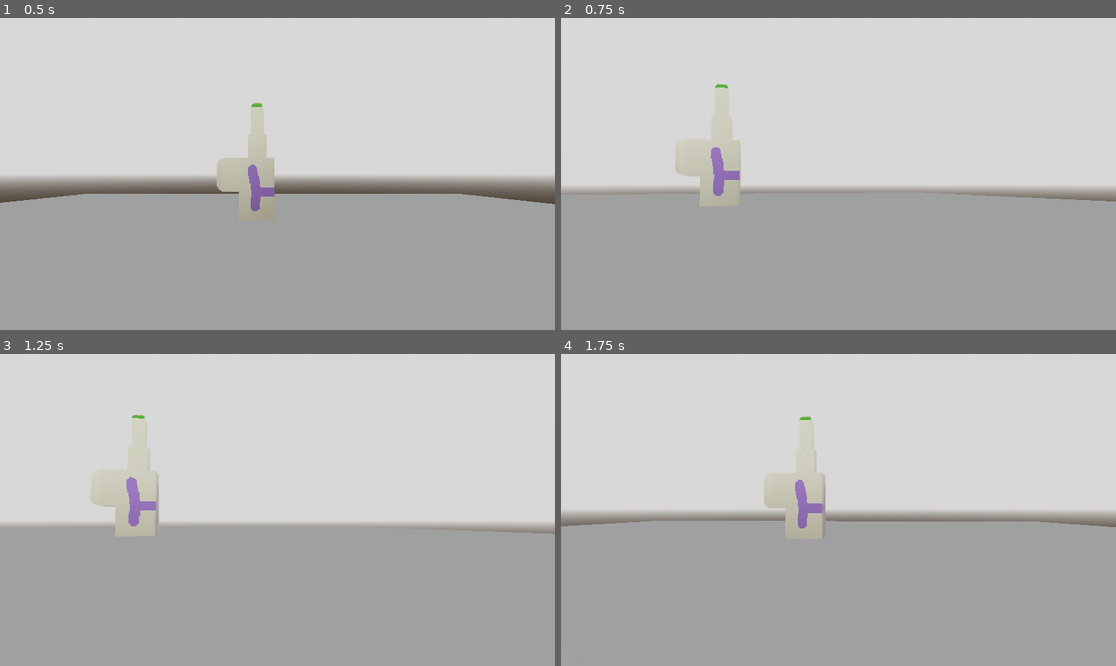
Above: before the commit, frames 1-4 (two rows, left to right).
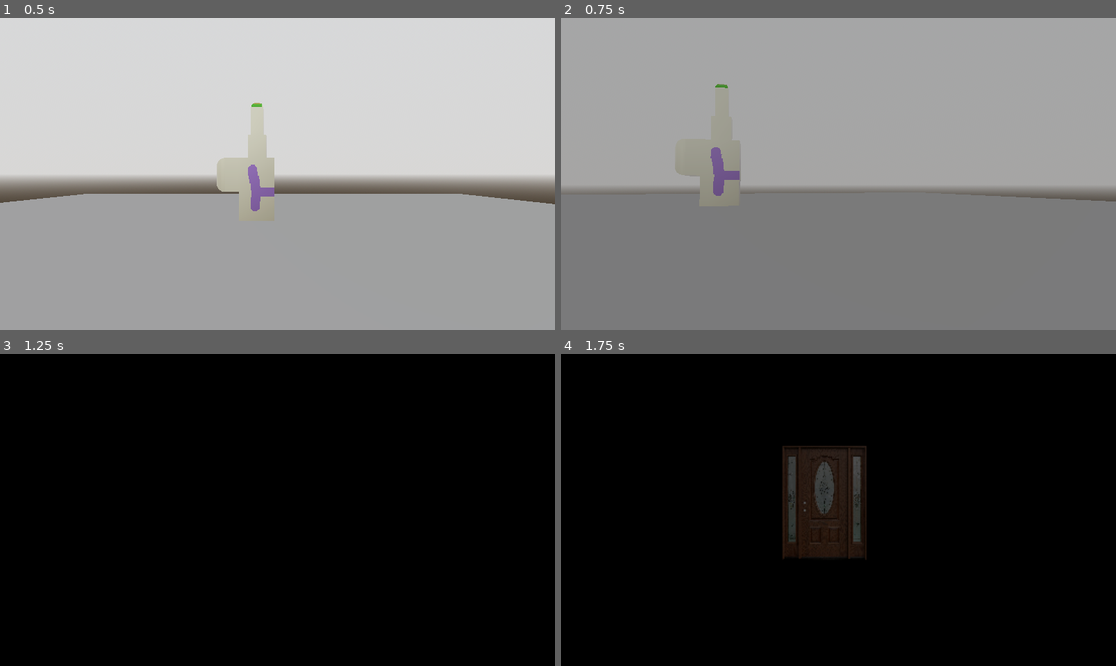
Above: after the commit, the same moments.

Repository: ChaffeyGameDevelopmentClub/Team-Terror-oct-2024
Game: Godot game, scene res://Player/Test World/test_level_player_movement_lol.tscn
The game is run twice, just before and just after one commit, with the same random seed, the same clock (stepped at 60 frames per second) and the same inputs. The project has no main scene, so this scene is started directly.
Inputs (mouse positions are in pixels of both pictures, inside the frame that each line leads up to):
- Up to frame 1 (0.5 s): no input
- Up to frame 2 (0.75 s): tap Enter (ui_accept) at 0.5 s; move the mouse to (960, 158) at 0.52 s; hold D (right) from 0.53 s (still down); tap J (test3, bound only after the commit) at 0.6 s
- Up to frame 3 (1.25 s): keep holding D (right); tap Enter (ui_accept) at 0.77 s
- Up to frame 4 (1.75 s): move the mouse to (810, 510) at 1.27 s; release D (right) at 1.28 s; hold W (up) from 1.28 s (still down); tap Shift (sprint) at 1.35 s; tap Enter (ui_accept) at 1.52 s; tap J (test3, bound only after the commit) at 1.55 s

Frame 1 is identical in both runs. In frame 2, 100% of the frame differs, in the area x 0-100%, y 0-100%; in frame 3, 100%; in frame 4, 100%.

Commit message:
our door, in the middle of the street

Diff:
--- a/Godot Files/team-terror/Player/Scripts for Player/player_movement.gd
+++ b/Godot Files/team-terror/Player/Scripts for Player/player_movement.gd
@@ -60,6 +60,9 @@
 		isTired=false
 
 	move_and_slide()
+func _on_body_entered(body: Node3D) -> void:
+	if body.get_name() == "door_transition":
+		SceneTransition.scene_transition_cloud("res://Player/Test World/test_level_player_movement_lol.tscn")
 
 func _input(event: InputEvent) -> void:
 	if Input.is_action_pressed("test_inp_1"):
@@ -80,4 +83,6 @@
 		await(Walk.finished)
 		isSound=false
 		pass
+	if Input.is_action_just_pressed("test3"):
+		SceneTransition.scene_transition_cloud("res://Player/Test World/test_level_player_movement_lol.tscn")
 	pass
--- a/Godot Files/team-terror/Player/Test World/test_level_player_movement_lol.tscn
+++ b/Godot Files/team-terror/Player/Test World/test_level_player_movement_lol.tscn
@@ -1,9 +1,10 @@
-[gd_scene load_steps=16 format=3 uid="uid://bgiay576fyrov"]
+[gd_scene load_steps=18 format=3 uid="uid://bgiay576fyrov"]
 
 [ext_resource type="PackedScene" uid="uid://do73ciyy4senj" path="res://Player/Scripts for Player/player.tscn" id="1_2usqi"]
 [ext_resource type="Script" path="res://Player/Test World/test_level_player_movement_lol.gd" id="1_tgoim"]
 [ext_resource type="PackedScene" uid="uid://dqtpcs1xjo1fw" path="res://Assets/Werid.glb" id="2_ib0md"]
 [ext_resource type="AudioStream" uid="uid://c6bi1houv2e6x" path="res://Player/Test World/tick tock.mp3" id="4_qxjj1"]
+[ext_resource type="PackedScene" uid="uid://bbfhld8mnxdd6" path="res://Assets/Transition Door/door.glb" id="5_ij0ew"]
 
 [sub_resource type="ProceduralSkyMaterial" id="ProceduralSkyMaterial_phl1p"]
 sky_top_color = Color(0.727955, 0.734064, 0.739278, 1)
@@ -39,6 +40,8 @@
 
 [sub_resource type="ConcavePolygonShape3D" id="ConcavePolygonShape3D_qoakb"]
 data = PackedVector3Array(1, 0, 1, -1, 0, 1, 1, 0, -1, -1, 0, 1, -1, 0, -1, 1, 0, -1)
+
+[sub_resource type="SphereShape3D" id="SphereShape3D_c1fen"]
 
 [node name="Node3D" type="Node3D" node_paths=PackedStringArray("BackgroundTest")]
 script = ExtResource("1_tgoim")
@@ -102,3 +105,12 @@
 
 [node name="CollisionShape3D" type="CollisionShape3D" parent="MeshInstance3D5/StaticBody3D"]
 shape = SubResource("ConcavePolygonShape3D_qoakb")
+
+[node name="door" parent="." instance=ExtResource("5_ij0ew")]
+transform = Transform3D(0.2, 0, 0, 0, 0.2, 0, 0, 0, 0.2, -19.8911, 0, -38.4962)
+
+[node name="Area3D" type="Area3D" parent="door"]
+transform = Transform3D(9, 0, 0, 0, 9, 0, 0, 0, 9, 0, 4.87643, 0)
+
+[node name="CollisionShape3D" type="CollisionShape3D" parent="door/Area3D"]
+shape = SubResource("SphereShape3D_c1fen")
--- /dev/null
+++ b/Godot Files/team-terror/Transitions/area_3d.gd
@@ -0,0 +1,7 @@
+extends Area3D
+
+
+
+func _on_body_entered(body: Node3D) -> void:
+	if body.get_name() == "player":
+		print("HI")
--- /dev/null
+++ b/Godot Files/team-terror/Transitions/canvas_layer.tscn
@@ -0,0 +1,197 @@
+[gd_scene load_steps=9 format=3 uid="uid://485fjtr1kecw"]
+
+[ext_resource type="Script" path="res://Transitions/transitions.gd" id="1_qtx6t"]
+[ext_resource type="Texture2D" uid="uid://bmukqmhbqpma" path="res://Transitions/Asset Transition/door png.png" id="2_j8ohb"]
+[ext_resource type="AudioStream" uid="uid://bi3os52hwrxt4" path="res://Assets/door sfx/door close.mp3" id="3_64w0l"]
+[ext_resource type="AudioStream" uid="uid://btcx87rateg8r" path="res://Assets/door sfx/door open.mp3" id="4_rwwsf"]
+
+[sub_resource type="Animation" id="Animation_ju2r6"]
+resource_name = "RESET"
+tracks/0/type = "value"
+tracks/0/imported = false
+tracks/0/enabled = true
+tracks/0/path = NodePath("Sprite2D:visible")
+tracks/0/interp = 1
+tracks/0/loop_wrap = true
+tracks/0/keys = {
+"times": PackedFloat32Array(0),
+"transitions": PackedFloat32Array(1),
+"update": 1,
+"values": [false]
+}
+tracks/1/type = "value"
+tracks/1/imported = false
+tracks/1/enabled = true
+tracks/1/path = NodePath("ColorRect:visible")
+tracks/1/interp = 1
+tracks/1/loop_wrap = true
+tracks/1/keys = {
+"times": PackedFloat32Array(0),
+"transitions": PackedFloat32Array(1),
+"update": 1,
+"values": [false]
+}
+tracks/2/type = "value"
+tracks/2/imported = false
+tracks/2/enabled = true
+tracks/2/path = NodePath("ColorRect:color")
+tracks/2/interp = 1
+tracks/2/loop_wrap = true
+tracks/2/keys = {
+"times": PackedFloat32Array(0),
+"transitions": PackedFloat32Array(1),
+"update": 0,
+"values": [Color(0, 0, 0, 1)]
+}
+tracks/3/type = "value"
+tracks/3/imported = false
+tracks/3/enabled = true
+tracks/3/path = NodePath("Sprite2D:scale")
+tracks/3/interp = 1
+tracks/3/loop_wrap = true
+tracks/3/keys = {
+"times": PackedFloat32Array(0),
+"transitions": PackedFloat32Array(1),
+"update": 0,
+"values": [Vector2(1.88835, 2.00947)]
+}
+tracks/4/type = "value"
+tracks/4/imported = false
+tracks/4/enabled = true
+tracks/4/path = NodePath("Sprite2D:modulate")
+tracks/4/interp = 1
+tracks/4/loop_wrap = true
+tracks/4/keys = {
+"times": PackedFloat32Array(0),
+"transitions": PackedFloat32Array(1),
+"update": 0,
+"values": [Color(1, 1, 1, 0)]
+}
+
+[sub_resource type="Animation" id="Animation_xkrdt"]
+resource_name = "doorapproaching"
+tracks/0/type = "value"
+tracks/0/imported = false
+tracks/0/enabled = true
+tracks/0/path = NodePath("ColorRect:visible")
+tracks/0/interp = 1
+tracks/0/loop_wrap = true
+tracks/0/keys = {
+"times": PackedFloat32Array(0),
+"transitions": PackedFloat32Array(1),
+"update": 1,
+"values": [true]
+}
+tracks/1/type = "value"
+tracks/1/imported = false
+tracks/1/enabled = true
+tracks/1/path = NodePath("ColorRect:color")
+tracks/1/interp = 1
+tracks/1/loop_wrap = true
+tracks/1/keys = {
+"times": PackedFloat32Array(0),
+"transitions": PackedFloat32Array(1),
+"update": 0,
+"values": [Color(0, 0, 0, 1)]
+}
+tracks/2/type = "value"
+tracks/2/imported = false
+tracks/2/enabled = true
+tracks/2/path = NodePath("Sprite2D:visible")
+tracks/2/interp = 1
+tracks/2/loop_wrap = true
+tracks/2/keys = {
+"times": PackedFloat32Array(0),
+"transitions": PackedFloat32Array(1),
+"update": 1,
+"values": [true]
+}
+tracks/3/type = "value"
+tracks/3/imported = false
+tracks/3/enabled = true
+tracks/3/path = NodePath("Sprite2D:scale")
+tracks/3/interp = 1
+tracks/3/loop_wrap = true
+tracks/3/keys = {
+"times": PackedFloat32Array(0, 1),
+"transitions": PackedFloat32Array(1, 1),
+"update": 0,
+"values": [Vector2(1.88835, 2.00947), Vector2(4, 4.256)]
+}
+tracks/4/type = "value"
+tracks/4/imported = false
+tracks/4/enabled = true
+tracks/4/path = NodePath("Sprite2D:modulate")
+tracks/4/interp = 1
+tracks/4/loop_wrap = true
+tracks/4/keys = {
+"times": PackedFloat32Array(0, 0.333333, 0.8, 1),
+"transitions": PackedFloat32Array(1, 1, 1, 1),
+"update": 0,
+"values": [Color(1, 1, 1, 0), Color(1, 1, 1, 1), Color(1, 1, 1, 1), Color(1, 1, 1, 0)]
+}
+
+[sub_resource type="Animation" id="Animation_fe1pb"]
+resource_name = "fadetoblack"
+tracks/0/type = "value"
+tracks/0/imported = false
+tracks/0/enabled = true
+tracks/0/path = NodePath("ColorRect:visible")
+tracks/0/interp = 1
+tracks/0/loop_wrap = true
+tracks/0/keys = {
+"times": PackedFloat32Array(0),
+"transitions": PackedFloat32Array(1),
+"update": 1,
+"values": [true]
+}
+tracks/1/type = "value"
+tracks/1/imported = false
+tracks/1/enabled = true
+tracks/1/path = NodePath("ColorRect:color")
+tracks/1/interp = 1
+tracks/1/loop_wrap = true
+tracks/1/keys = {
+"times": PackedFloat32Array(0, 0.5),
+"transitions": PackedFloat32Array(1, 1),
+"update": 0,
+"values": [Color(0, 0, 0, 0), Color(0, 0, 0, 1)]
+}
+
+[sub_resource type="AnimationLibrary" id="AnimationLibrary_drr4u"]
+_data = {
+"RESET": SubResource("Animation_ju2r6"),
+"doorapproaching": SubResource("Animation_xkrdt"),
+"fadetoblack": SubResource("Animation_fe1pb")
+}
+
+[node name="CanvasLayer" type="CanvasLayer" node_paths=PackedStringArray("Open", "Close")]
+script = ExtResource("1_qtx6t")
+Open = NodePath("DoorOpen")
+Close = NodePath("DoorClose")
+
+[node name="ColorRect" type="ColorRect" parent="."]
+visible = false
+offset_left = -17.0
+offset_top = -13.0
+offset_right = 1193.0
+offset_bottom = 661.0
+color = Color(0, 0, 0, 1)
+
+[node name="Sprite2D" type="Sprite2D" parent="."]
+visible = false
+modulate = Color(1, 1, 1, 0)
+position = Vector2(571, 345)
+scale = Vector2(1.88835, 2.00947)
+texture = ExtResource("2_j8ohb")
+
+[node name="AnimationPlayer" type="AnimationPlayer" parent="."]
+libraries = {
+"": SubResource("AnimationLibrary_drr4u")
+}
+
+[node name="DoorClose" type="AudioStreamPlayer" parent="."]
+stream = ExtResource("3_64w0l")
+
+[node name="DoorOpen" type="AudioStreamPlayer" parent="."]
+stream = ExtResource("4_rwwsf")
--- /dev/null
+++ b/Godot Files/team-terror/Transitions/door_transition.tscn
@@ -0,0 +1,20 @@
+[gd_scene load_steps=4 format=3 uid="uid://mem4nbmikwfm"]
+
+[ext_resource type="PackedScene" uid="uid://bbfhld8mnxdd6" path="res://Assets/Transition Door/door.glb" id="1_74v2g"]
+[ext_resource type="Script" path="res://Transitions/area_3d.gd" id="2_m4xlq"]
+
+[sub_resource type="SphereShape3D" id="SphereShape3D_c5aaf"]
+
+[node name="Node3D" type="Node3D"]
+
+[node name="door" parent="." instance=ExtResource("1_74v2g")]
+transform = Transform3D(1, 0, 0, 0, 1, 0, 0, 0, 1, -0.274722, 0, 0.420311)
+
+[node name="Area3D" type="Area3D" parent="door"]
+script = ExtResource("2_m4xlq")
+
+[node name="CollisionShape3D" type="CollisionShape3D" parent="door/Area3D"]
+transform = Transform3D(10, 0, 0, 0, 10, 0, 0, 0, 10, 0, 4.9586, 0)
+shape = SubResource("SphereShape3D_c5aaf")
+
+[connection signal="body_entered" from="door/Area3D" to="door/Area3D" method="_on_body_entered"]
--- /dev/null
+++ b/Godot Files/team-terror/Transitions/transitions.gd
@@ -0,0 +1,16 @@
+extends CanvasLayer
+@export var Open: AudioStreamPlayer
+@export var Close: AudioStreamPlayer
+func scene_transition_cloud(target_scene: String):
+	$AnimationPlayer.play("fadetoblack")
+	Open.play()
+	await($AnimationPlayer.animation_finished)
+	get_tree().change_scene_to_file(target_scene)
+	$AnimationPlayer.play("doorapproaching")
+	await($AnimationPlayer.animation_finished)
+	Close.play()
+	$AnimationPlayer.play_backwards("fadetoblack")
+	pass
+
+func scene_reset():
+	$AnimationPlayer.play("RESET")
--- a/Godot Files/team-terror/project.godot
+++ b/Godot Files/team-terror/project.godot
@@ -13,6 +13,10 @@
 config/name="Team Terror"
 config/features=PackedStringArray("4.3", "Forward Plus")
 config/icon="res://Assets/icon.svg"
+
+[autoload]
+
+SceneTransition="*res://Transitions/canvas_layer.tscn"
 
 [file_customization]
 
@@ -63,3 +67,8 @@
 "events": [Object(InputEventKey,"resource_local_to_scene":false,"resource_name":"","device":-1,"window_id":0,"alt_press …(195 unchanged characters)…
 ]
 }
+test3={
+"deadzone": 0.5,
+"events": [Object(InputEventKey,"resource_local_to_scene":false,"resource_name":"","device":-1,"window_id":0,"alt_pressed":false,"shift_pressed":false,"ctrl_pressed":false,"meta_pressed":false,"pressed":false,"keycode":0,"physical_keycode":74,"key_label":0,"unicode":106,"location":0,"echo":false,"script":null)
+]
+}
Binary file added: Godot Files/team-terror/Assets/Transition Door/door.glb
Not shown, added: Godot Files/team-terror/Assets/Transition Door/door.glb.import
Not shown, added: Godot Files/team-terror/Assets/door sfx/door close.mp3.import
Not shown, added: Godot Files/team-terror/Assets/door sfx/door open.mp3.import
Binary file added: Godot Files/team-terror/Transitions/Asset Transition/door png.png
Not shown, added: Godot Files/team-terror/Transitions/Asset Transition/door png.png.import
Not shown, added: Godot Files/team-terror/Assets/door sfx/door close.mp3
Not shown, added: Godot Files/team-terror/Assets/door sfx/door open.mp3
